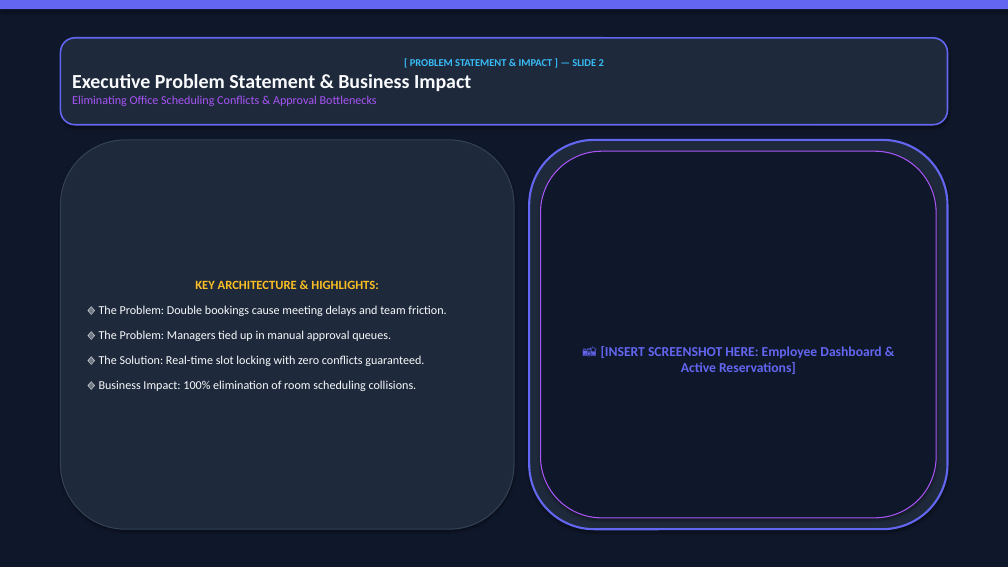
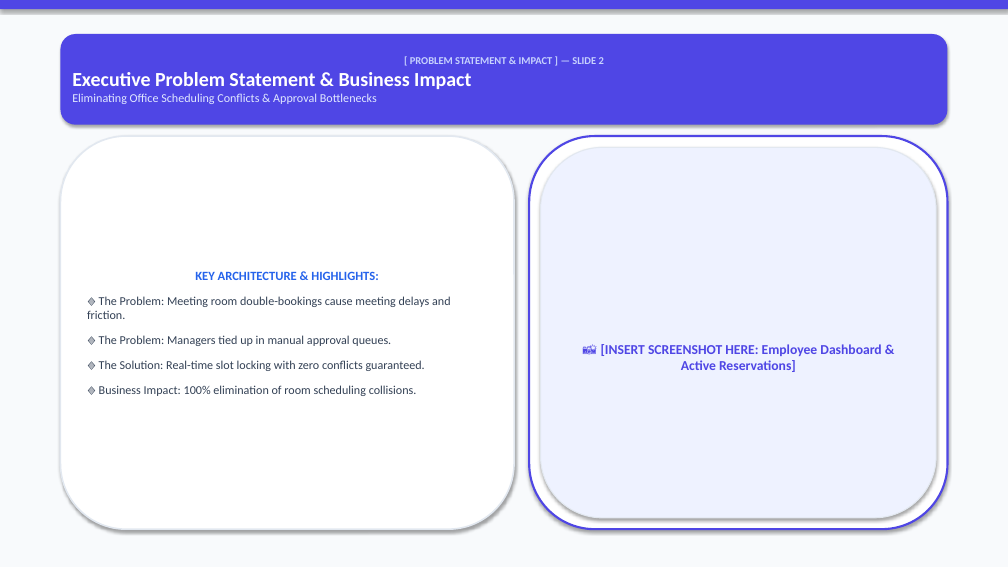
Before and after one commit to VishalMishraCSE/meeting-room-booking-system, a slide deck: slide 2 of document/PRESENTATION_DECK_SLIDES.pptx. Drawn at 1008x567 pixels with LibreOffice and Linux fonts; fonts in the diff are those of the drawing. Boxes give left, top, right and bottom in pixels: in the first picture for what was removed or moved away, otherwise in the second. Text is boxed around its words. In the diff, an @@ line names an element or a change of style, - is before the commit and + after.

Commit message:
design: convert PowerPoint presentation deck to a clean, bright, light-themed executive design system

```diff
--- a/document/PRESENTATION_DECK_SLIDES.pptx
+++ b/document/PRESENTATION_DECK_SLIDES.pptx
@@ rectangle at [0, 0, 1008, 567]: fill #0F172A to #F8FAFC @@
@@ rectangle at [0, 0, 1008, 9]: fill #6366F1 to #4F46E5 @@
@@ rounded rectangle "[ PROBLEM STATEMENT & IMPACT ...": place and size @@
-rounded rectangle "[ PROBLEM STATEMENT & IMPACT ..." at [60, 38, 948, 125]
+rounded rectangle "[ PROBLEM STATEMENT & IMPACT ..." at [60, 34, 948, 125]
@@ rounded rectangle "[ PROBLEM STATEMENT & IMPACT ..." at [60, 34, 948, 125]: text colour #38BDF8 to #C7D2FE in "[ PROBLEM STATEMENT & IMPACT ] — ..."; text colour #F8FAFC to #FFFFFF in "Executive Problem Statement & Business Impact"; text colour #A855F7 to #E0E7FF in "Eliminating Office Scheduling Conflicts & Approval Bottlenec ..."; fill #1E293B to #4F46E5; outline #6366F1 1.5 pt to none @@
@@ rounded rectangle "KEY ARCHITECTURE & HIGHLIGHTS:": place and size @@
-rounded rectangle "KEY ARCHITECTURE & HIGHLIGHTS:" at [60, 140, 514, 529]
+rounded rectangle "KEY ARCHITECTURE & HIGHLIGHTS:" at [60, 136, 514, 529]
@@ rounded rectangle "KEY ARCHITECTURE & HIGHLIGHTS:" at [60, 136, 514, 529]: fill #1E293B to #FFFFFF; outline #334155 1 pt to #E2E8F0 1.5 pt @@
@@ rounded rectangle: place and size @@
-rounded rectangle at [529, 140, 948, 529]
+rounded rectangle at [529, 136, 948, 529]
@@ rounded rectangle at [529, 136, 948, 529]: fill #1E293B to #FFFFFF; outline #6366F1 2 pt to #4F46E5 2 pt @@
@@ rounded rectangle "📸 [INSERT SCREENSHOT HERE: Employee ...": place and size @@
-rounded rectangle "📸 [INSERT SCREENSHOT HERE: Employee ..." at [541, 151, 936, 518]
+rounded rectangle "📸 [INSERT SCREENSHOT HERE: Employee ..." at [541, 147, 936, 518]
@@ rounded rectangle "📸 [INSERT SCREENSHOT HERE: Employee ..." at [541, 147, 936, 518]: text colour #6366F1 to #4F46E5; fill #0F172A to #EEF2FF; outline #A855F7 1 pt to #E2E8F0 1 pt @@
@@ text in rounded rectangle at [87, 296, 450, 319]: text changed; text colour #F8FAFC to #334155 @@
-🔹 The Problem: Double bookings cause meeting delays and team friction.
+🔹 The Problem: Meeting room double-bookings cause meeting delays and friction.
@@ text in rounded rectangle at [99, 271, 425, 396]: text colour #FBBF24 to #2563EB in "KEY ARCHITECTURE & HIGHLIGHTS:"; text colour #F8FAFC to #334155 in "🔹 The Problem: Managers tied up in ...", "🔹 The Solution: Real-time slot locking with ...", "🔹 Business Impact: 100% elimination of room ..." @@
```
Also in this commit, not shown: 17 other slides changed.
